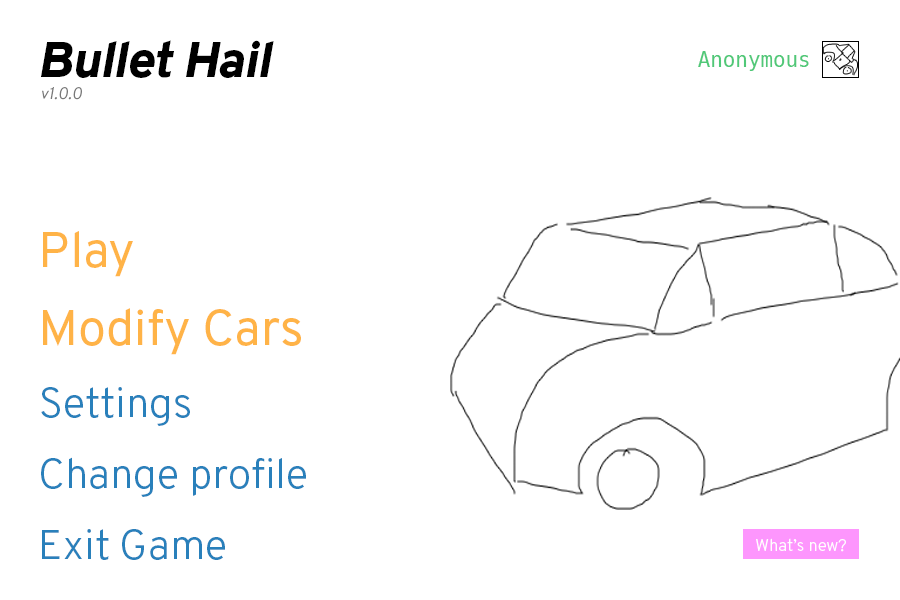
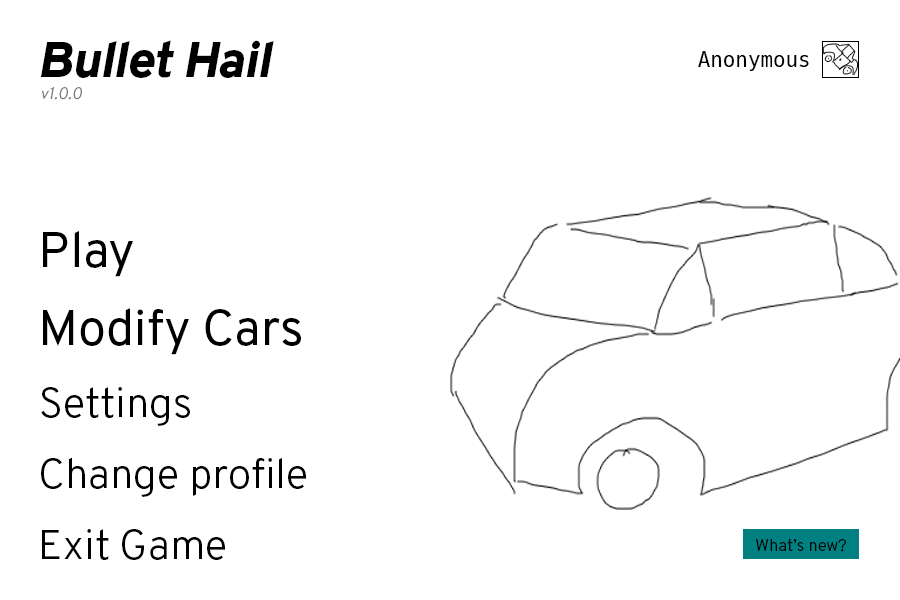
Layered file, before and after one edit (900x600). Changes by layer:
painted on "Anonymous" over [698, 51, 809, 71]
painted on "Play" over [43, 231, 133, 277]
painted on "Modify Cars" over [43, 308, 301, 355]
painted on "Settings" over [41, 387, 190, 426]
painted on "Change profile" over [41, 457, 306, 497]
painted on "Exit Game" over [42, 529, 225, 560]
painted on "What’s new?" over [756, 538, 846, 552]
painted on "ButtonBox" over [743, 529, 859, 559]
